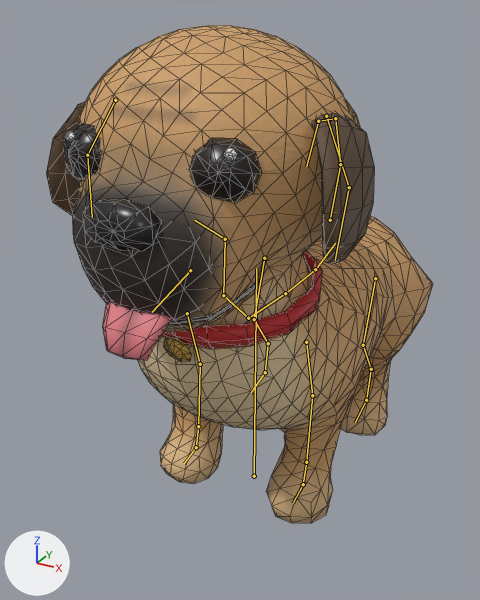
The glTF model art-source/blender/dogs/puggle/motion/exports/dog_puggle_anim.gltf: old version first, new version second.
The view is the same before and after, from a camera (50 mm lens) standing at (0.669, -1.297, 1.159) and looking at (-0.039, -0.01, 0.516). The axes (+X, +Y, +Z) are drawn at lower left. The lights are the same throughout. The older version comes first. The bones that bend it are drawn over the model as lines. Mesh edges are drawn as thin lines.

Names of what the first picture shows: 'dog_puggle_body', 'dog_puggle_collar', 'dog_puggle_ear_L', 'dog_puggle_ear_R', 'dog_puggle_eye_L', 'dog_puggle_eye_R', 'dog_puggle_nose', 'dog_puggle_tongue'.
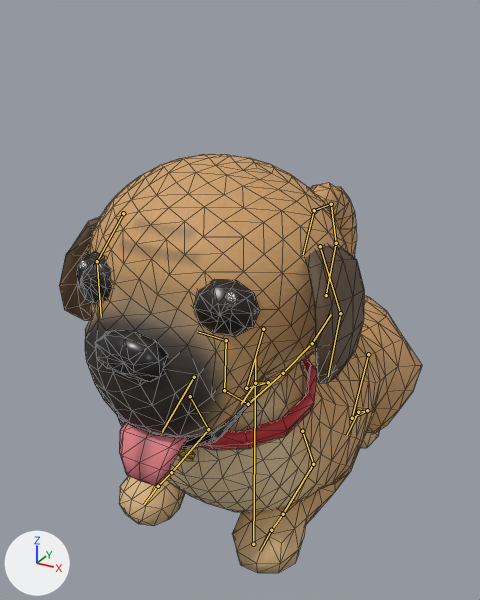
The newer file adds an action. The first version stands in its rest pose; the second is drawn at frame 44 of the action 'LieDown'.

The edits, one by one:
Bone 'root' (bone_root) moves from (0.0, 0.0, 0.0) to (0.0, -0.238, 0.0).
Bone 'back_hip_L' (bone_back_hip_l) turns from (0, 0, 0) to (-16, 0, 0) degrees about its own x, y and z.
Bone 'back_stifle_L' (bone_back_stifle_l) turns from (0, 0, 0) to (46, 0, 0) degrees about its own x, y and z.
Bone 'back_hock_L' (bone_back_hock_l) turns from (0, 0, 0) to (-136, 0, 0) degrees about its own x, y and z.
Bone 'back_foot_L' (bone_back_foot_l) turns from (0, 0, 0) to (106, 0, 0) degrees about its own x, y and z.
Bone 'back_hip_R' (bone_back_hip_r) turns from (0, 0, 0) to (-16, 0, 0) degrees about its own x, y and z.
Bone 'back_stifle_R' (bone_back_stifle_r) turns from (0, 0, 0) to (46, 0, 0) degrees about its own x, y and z.
Bone 'back_hock_R' (bone_back_hock_r) turns from (0, 0, 0) to (-136, 0, 0) degrees about its own x, y and z.
Bone 'back_foot_R' (bone_back_foot_r) turns from (0, 0, 0) to (106, 0, 0) degrees about its own x, y and z.
Bone 'front_shoulder_L' (bone_front_shoulder_l) turns from (0, 0, 0) to (12, 0, 0) degrees about its own x, y and z.
Bone 'front_elbow_L' (bone_front_elbow_l) turns from (0, 0, 0) to (-91, 0, 0) degrees about its own x, y and z.
Bone 'front_wrist_L' (bone_front_wrist_l) turns from (0, 0, 0) to (4, 0, 0) degrees about its own x, y and z.
Bone 'front_paw_L' (bone_front_paw_l) turns from (0, 0, 0) to (75, 0, 0) degrees about its own x, y and z.
Bone 'front_shoulder_R' (bone_front_shoulder_r) turns from (0, 0, 0) to (12, 0, 0) degrees about its own x, y and z.
Bone 'front_elbow_R' (bone_front_elbow_r) turns from (0, 0, 0) to (-91, 0, 0) degrees about its own x, y and z.
Bone 'front_wrist_R' (bone_front_wrist_r) turns from (0, 0, 0) to (4, 0, 0) degrees about its own x, y and z.
Bone 'front_paw_R' (bone_front_paw_r) turns from (0, 0, 0) to (75, 0, 0) degrees about its own x, y and z.
Bone 'jaw' (bone_jaw) turns from (0, 0, 0) to (12, 0, 0) degrees about its own x, y and z.

Boxes (x1, y1, x2, y2) around the edits, measured in the pictures (480 x 600 px):
'dog_puggle_body', posed (6% narrower, 16% shorter): before (73, 25, 433, 523); after (85, 154, 422, 573)
'dog_puggle_ear_L', posed (6% narrower, 8% shorter): before (311, 113, 374, 263); after (305, 245, 364, 383)
'dog_puggle_eye_L', posed (8% narrower, 11% shorter): before (189, 138, 262, 203); after (193, 279, 260, 337)
'dog_puggle_collar', posed: before (161, 251, 323, 362); after (177, 359, 317, 460)
'dog_puggle_nose', posed (9% narrower): before (82, 199, 162, 251); after (95, 330, 168, 381)
'dog_puggle_tongue', posed: before (102, 302, 173, 361); after (119, 421, 189, 486)
'dog_puggle_ear_R', posed: before (46, 101, 86, 216); after (59, 216, 101, 320)
'dog_puggle_eye_R', posed (8% shorter): before (64, 123, 101, 181); after (77, 251, 112, 304)
bone 'root', root to tip: before (254, 476) to (256, 268); after (253, 544) to (255, 358)
bone 'back_hip_L', root to tip: before (375, 278) to (363, 345); after (368, 354) to (352, 418)
bone 'back_stifle_L', root to tip: before (363, 345) to (371, 369); after (352, 418) to (367, 410)
bone 'back_hock_L', root to tip: before (371, 369) to (366, 400); after (367, 410) to (358, 412)
bone 'back_foot_L', root to tip: before (366, 400) to (355, 422); after (358, 412) to (346, 435)
bone 'back_hip_R', root to tip: before (264, 258) to (254, 319); after (263, 329) to (246, 388)
bone 'back_stifle_R', root to tip: before (254, 319) to (268, 343); after (246, 388) to (268, 382)
bone 'back_hock_R', root to tip: before (268, 343) to (265, 372); after (268, 382) to (255, 383)
bone 'back_foot_R', root to tip: before (265, 372) to (251, 392); after (255, 383) to (241, 404)
bone 'front_shoulder_L', root to tip: before (306, 342) to (312, 395); after (302, 431) to (313, 464)
bone 'front_elbow_L', root to tip: before (312, 395) to (306, 462); after (313, 464) to (283, 514)
bone 'front_wrist_L', root to tip: before (306, 462) to (303, 484); after (283, 514) to (271, 530)
bone 'front_paw_L', root to tip: before (303, 484) to (293, 503); after (271, 530) to (260, 551)
bone 'front_shoulder_R', root to tip: before (187, 313) to (200, 364); after (190, 396) to (208, 429)
bone 'front_elbow_R', root to tip: before (200, 364) to (198, 426); after (208, 429) to (171, 472)
bone 'front_wrist_R', root to tip: before (198, 426) to (196, 447); after (171, 472) to (158, 486)
bone 'front_paw_R', root to tip: before (196, 447) to (184, 463); after (158, 486) to (144, 504)
bone 'jaw', root to tip: before (190, 270) to (152, 312); after (194, 377) to (162, 432)
